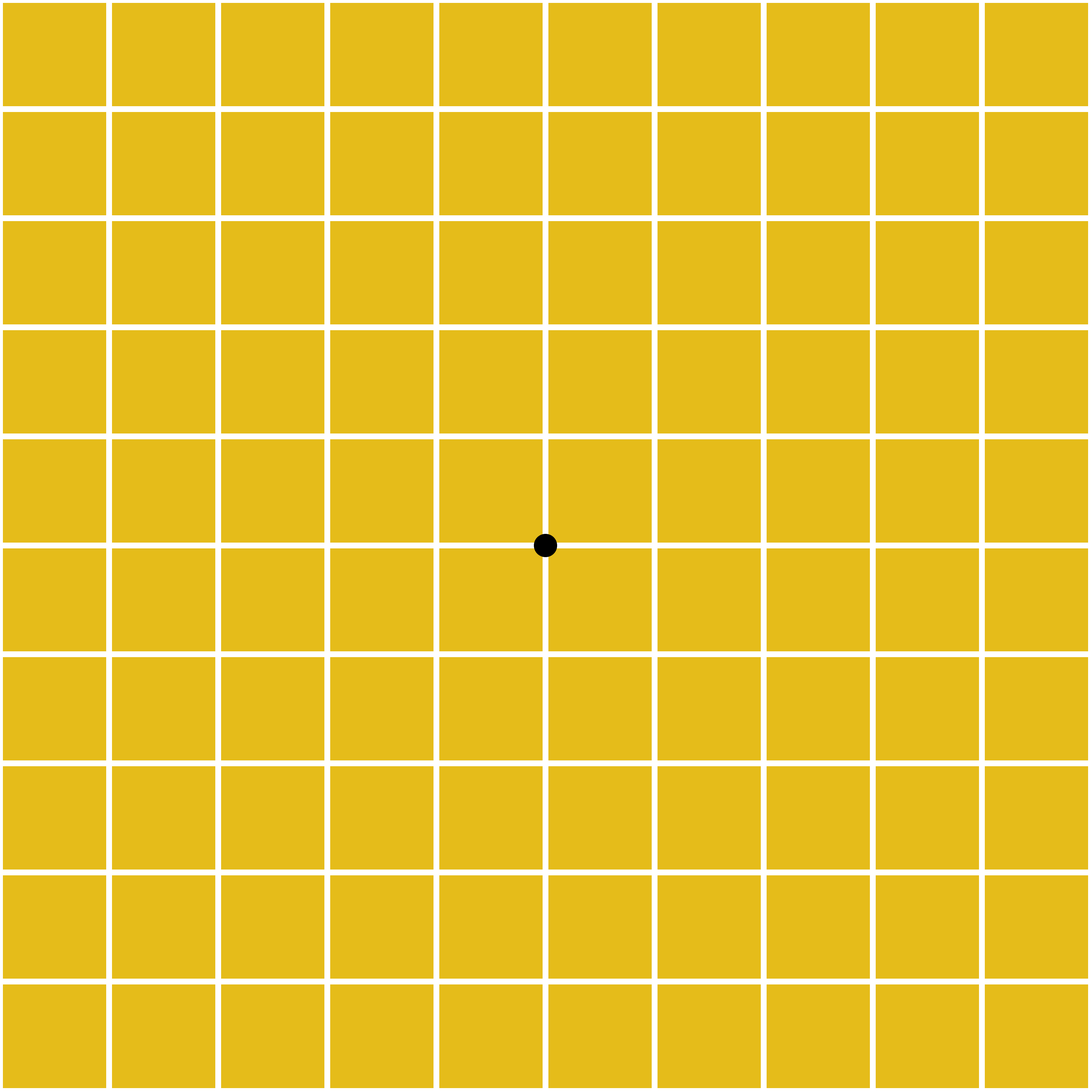
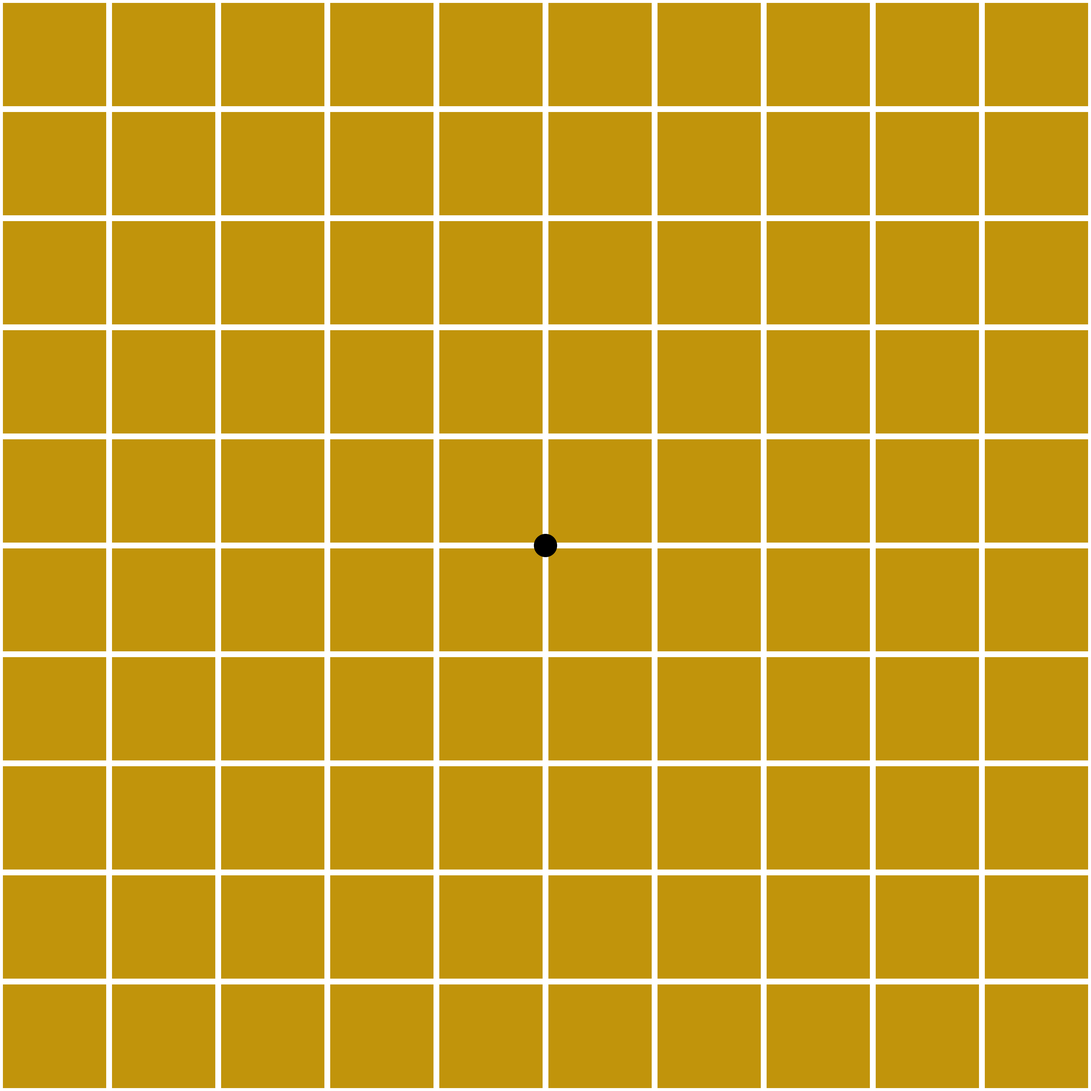
Comparing the layer stacks of the two 1091 × 1091 images. Changes:
painted on "Rectángulo 2" over [2, 2, 1089, 1089]
